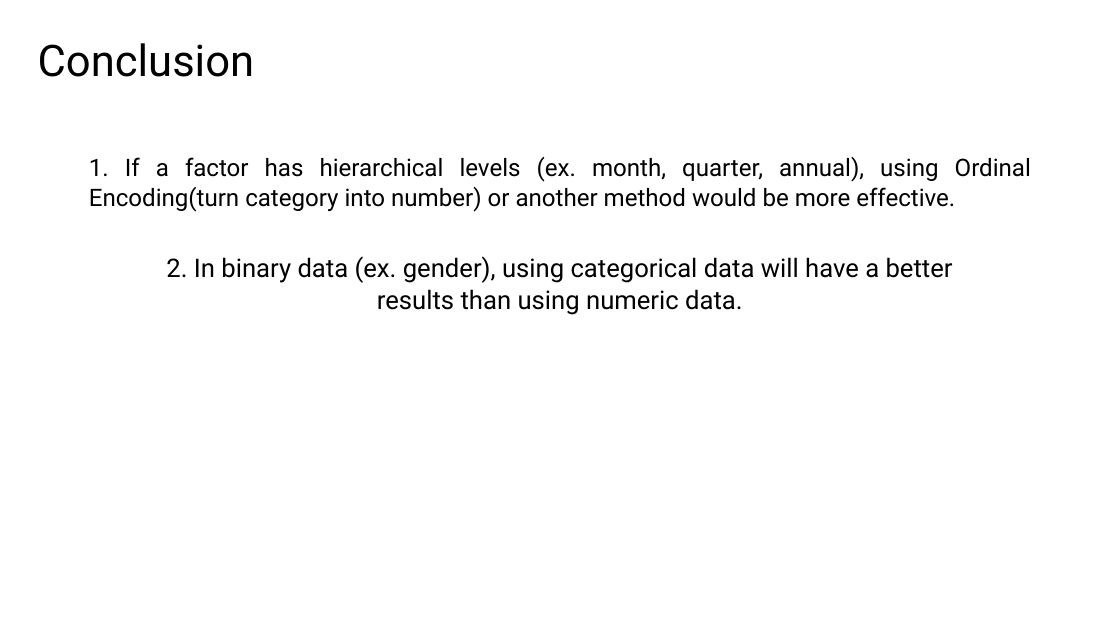
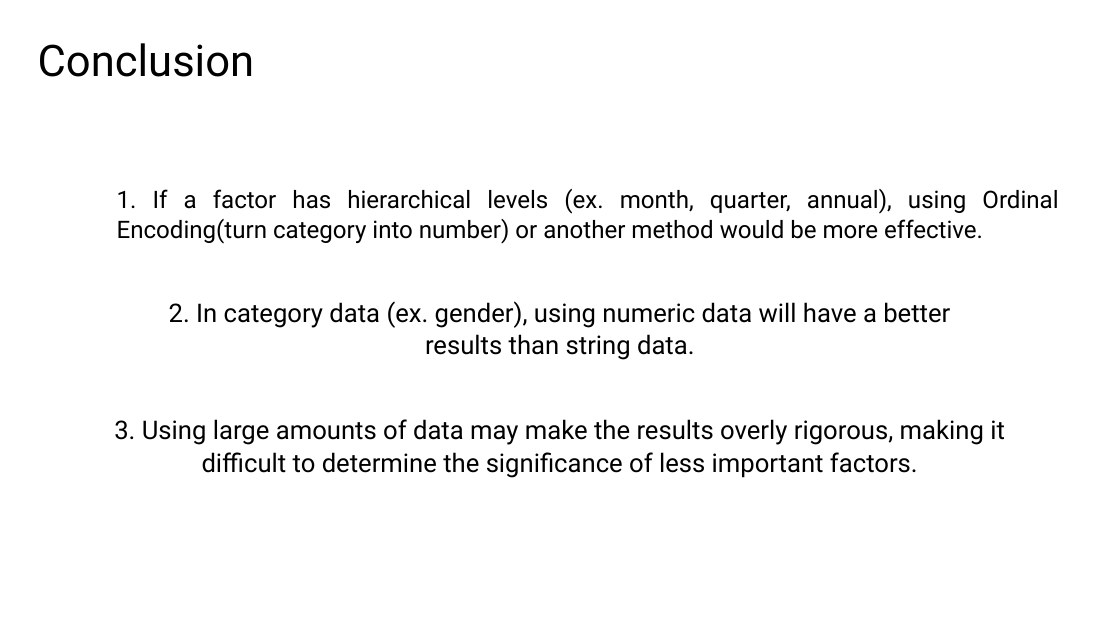
Before and after one commit to LeeMoofon0222/Vizuro_Intern, a slide deck: slide 18 of cc_process/Customer Churn.pptx (slide 13 before the commit). Drawn at 1120x630 pixels with LibreOffice and Linux fonts; fonts in the diff are those of the drawing; background and template pictures are left out. Boxes give left, top, right and bottom in pixels: in the first picture for what was removed or moved away, otherwise in the second. Text is boxed around its words. In the diff, an @@ line names an element or a change of style, - is before the commit and + after.

```diff
--- a/cc_process/Customer Churn.pptx
+++ b/cc_process/Customer Churn.pptx
@@ text "1. If a factor has ...": place and size @@
-text "1. If a factor has ..." at (89,157,1031,212)
+text "1. If a factor has ..." at (117,189,1058,244)
@@ text at (169,301,950,360): text changed @@
-2. In binary data (ex. gender), using categorical data will have a better results than using numeric data.
+2. In category data (ex. gender), using numeric data will have a better results than string data.
@@ text added at (114,419,1005,478), 33 pt, text #000000 @@
+3. Using large amounts of data may make the results overly rigorous, making it difficult to determine the significance of less important factors.
```
Also in this commit, not shown: 4 other slides changed, 6 slides added, 1 slide removed, 14 other files.
